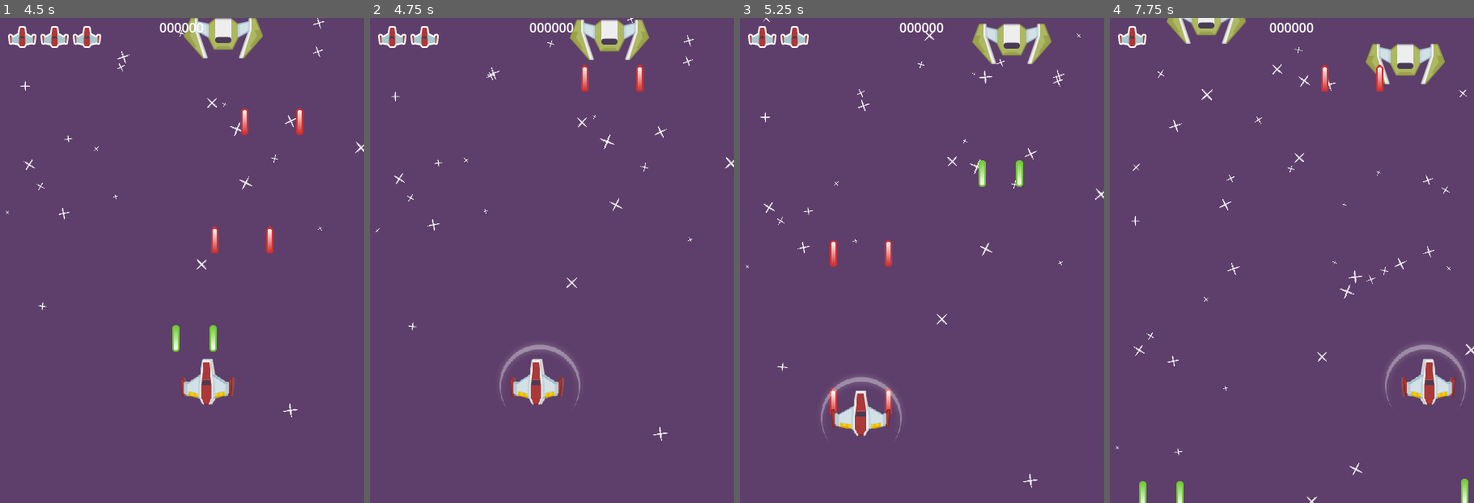
Above: before the commit, frames 1-4 (left to right).
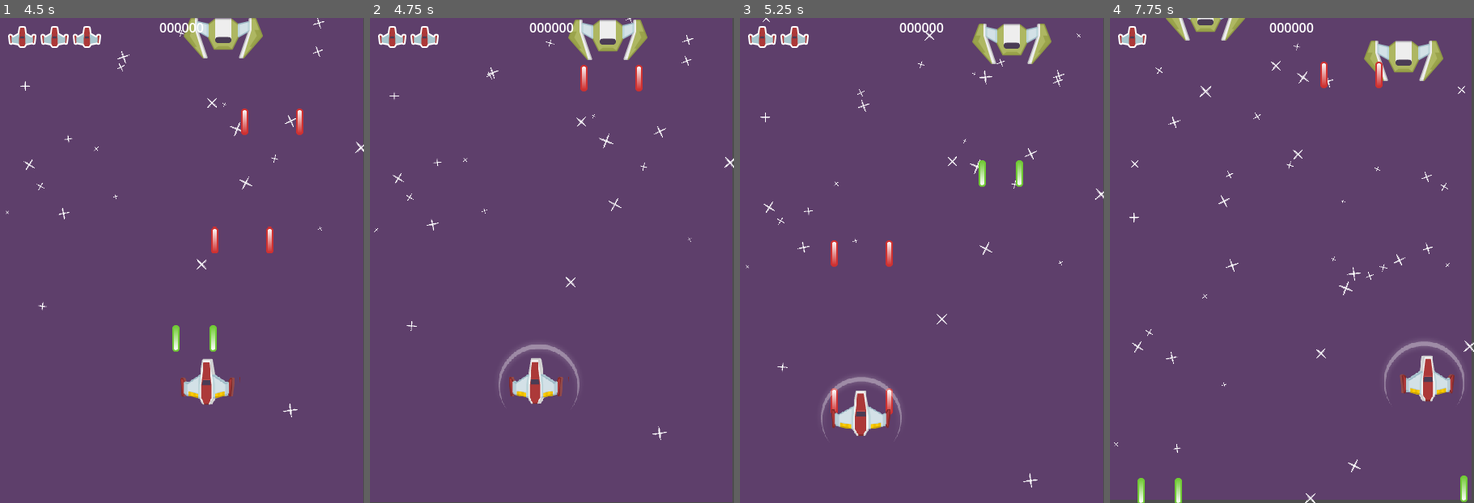
Above: after the commit, the same moments.

Repository: ivaylo-traykov/Yet-Another-Space-Shooter-course-
Game: Godot game, scene res://MainScenes/game.tscn
Same seed, same stepped clock (60 frames per second), same inputs: the game is played once before the commit and once after it.
Inputs:
- Up to frame 1 (4.5 s): tap Enter at 0.5 s; hold D (move_right) 0.53-1.28 s; hold Space (shoot) 0.53-1.28 s; hold S (move_down) 1.28-2.03 s; tap Space (shoot) at 1.35, 2.85, 4.35 s; hold D (move_right) 2.03-2.78 s; hold Space (shoot) 2.03-2.78 s; hold W (move_up) 2.78-3.53 s; hold Space (shoot) 3.53-4.28 s; hold A (move_left) from 3.53 s (still down)
- Up to frame 2 (4.75 s): keep holding A (move_left)
- Up to frame 3 (5.25 s): release A (move_left) at 5.03 s; hold S (move_down) from 5.03 s (still down); hold Space (shoot) from 5.03 s (still down)
- Up to frame 4 (7.75 s): release S (move_down) at 5.78 s; release Space (shoot) at 5.78 s; hold D (move_right) 5.78-6.53 s; tap Space (shoot) at 5.85, 7.35 s; hold W (move_up) 6.53-7.28 s; hold Space (shoot) 6.53-7.28 s; hold D (move_right) from 7.28 s (still down)

Frame 1 is identical in both runs. In frame 2, 1.9% of the frame differs, in the area x 0-100%, y 0-100%; in frame 3, 0.3%; in frame 4, 4.6%.

Commit message:
Add camera and shake effect

Diff:
--- a/Bullets/Bullet.gd
+++ b/Bullets/Bullet.gd
@@ -15,4 +15,6 @@
 		effect.position = position
 		get_parent().add_child(effect)
 		area.take_damage(1)
+		var camera = get_tree().current_scene.find_child("Camera", true, false)
+		camera.shake(0.5)
 		queue_free()
--- /dev/null
+++ b/MainScenes/camera.gd
@@ -0,0 +1,17 @@
+extends Camera2D
+
+@export var shake_base_amount = 1.0
+@export var shake_dampening = 0.1
+
+var shake_amount = 0.0
+
+func _process(delta):
+	if shake_amount > 0:
+		position.x = randf_range(-shake_base_amount, shake_base_amount) * shake_amount
+		position.y = randf_range(-shake_base_amount, shake_base_amount) * shake_amount
+		shake_amount = lerp(shake_amount, 0.0, shake_dampening)
+	else:
+		position = Vector2(0, 0)
+
+func shake(magnitute):
+	shake_amount += magnitute
--- a/MainScenes/game.tscn
+++ b/MainScenes/game.tscn
@@ -1,10 +1,11 @@
-[gd_scene load_steps=6 format=3 uid="uid://bxh6qbaigjisb"]
+[gd_scene load_steps=7 format=3 uid="uid://bxh6qbaigjisb"]
 
 [ext_resource type="PackedScene" uid="uid://wv5ckum87ipp" path="res://Player/Player.tscn" id="1_gnlfi"]
 [ext_resource type="Texture2D" uid="uid://cakrynf65l1un" path="res://Assets/backgroundColor.png" id="1_xetkt"]
 [ext_resource type="Texture2D" uid="uid://b337hf52nv4yk" path="res://Assets/starBig.png" id="2_oa3dt"]
 [ext_resource type="PackedScene" uid="uid://fuiue6cdp4xj" path="res://HUD/HUD.tscn" id="5_aknq6"]
 [ext_resource type="Script" path="res://MainScenes/Spawner.gd" id="5_gjxth"]
+[ext_resource type="Script" path="res://MainScenes/camera.gd" id="6_f2vmy"]
 
 [node name="Game" type="Node"]
 
@@ -46,4 +47,8 @@
 one_shot = true
 autostart = true
 
+[node name="Camera" type="Camera2D" parent="."]
+anchor_mode = 0
+script = ExtResource("6_f2vmy")
+
 [connection signal="timeout" from="Spawner/SpawnTimer" to="Spawner" method="_on_spawn_timer_timeout"]
--- a/Player/Player.gd
+++ b/Player/Player.gd
@@ -65,6 +65,9 @@
 	life -= amount
 	Signals.emit_signal("on_player_life_change", life)
 
+	var camera = get_tree().current_scene.find_child("Camera", true, false)
+	camera.shake(10)
+
 	if life <= 0:
 		queue_free()
 
